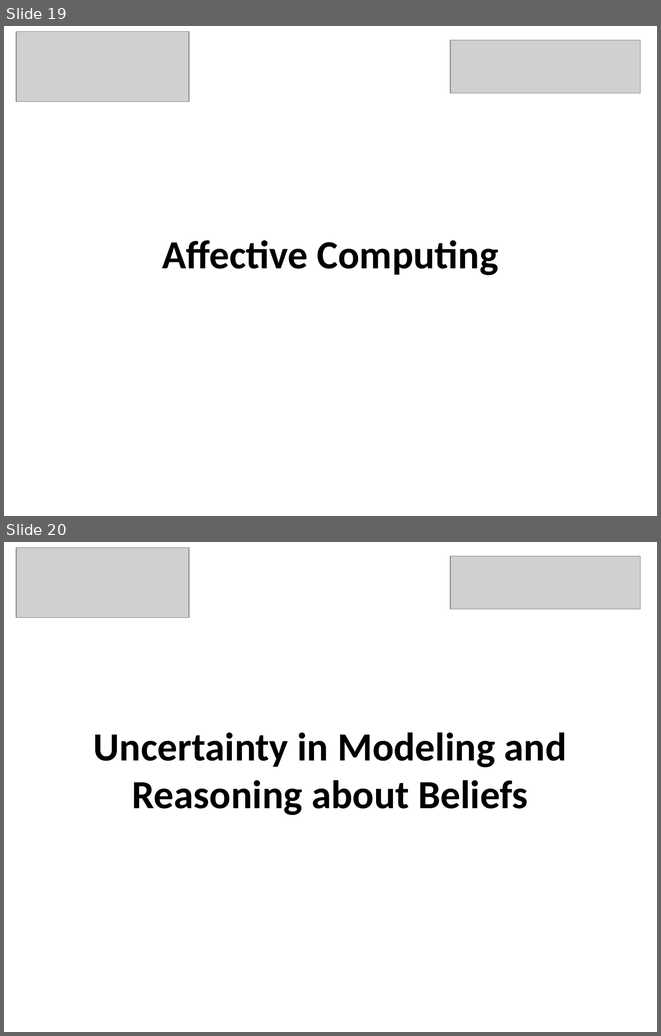
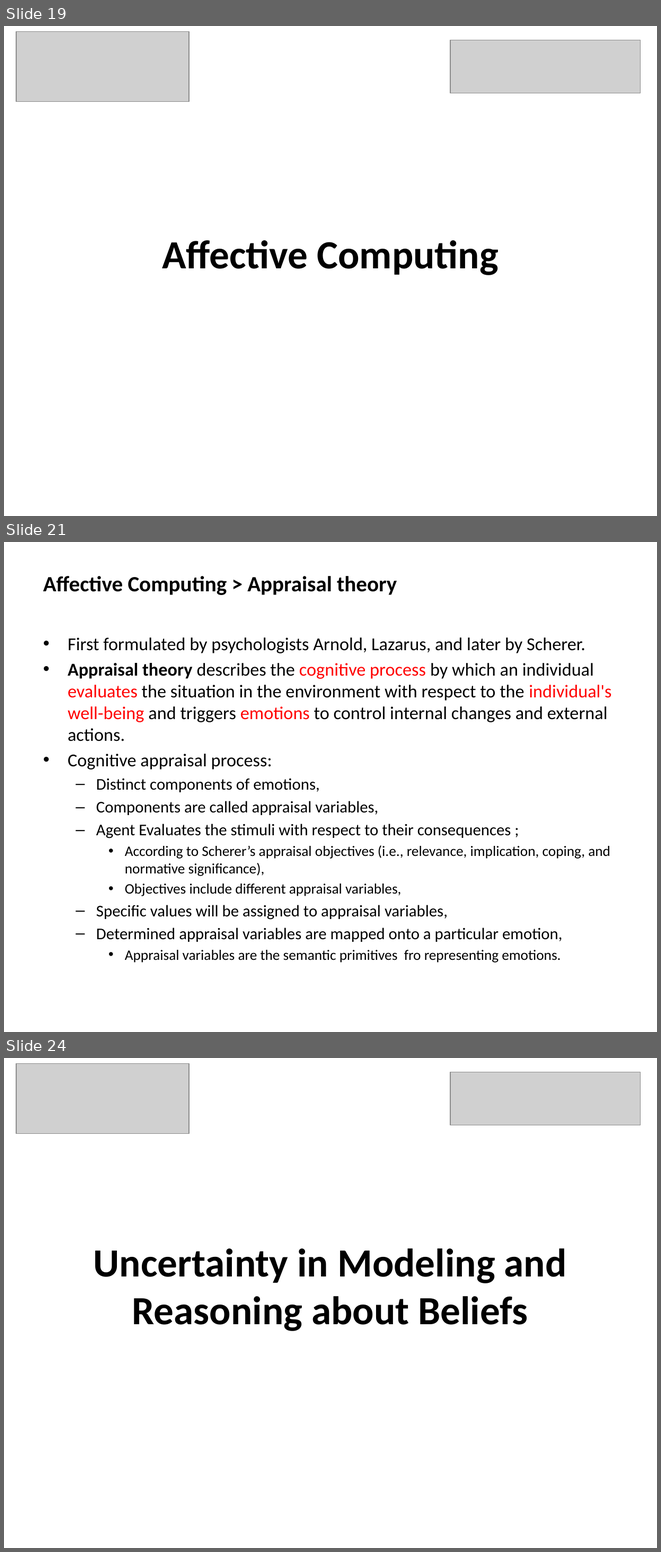
Before and after one commit to mshayganfar/CompExam1, a slide deck: presentation/PhD-comprehensive-exam.pptx. Shown one above the other, each under a label of ours: slides 19 and 20 before the commit, slides 19, 21 and 24 after it; the slides between them are not shown. The pictures are 661x1036 and 661x1552 pixels, drawn with LibreOffice and Linux fonts; fonts in the diff are those of the drawing; grey boxes stand for pictures. Boxes give left, top, right and bottom in pixels: in the first picture for what was removed or moved away, otherwise in the second. Text is boxed around its words. In the diff, an @@ line names an element or a change of style, - is before the commit and + after.

Commit message:
Appraisal theory
Finished appraisal theory.

```diff
--- a/presentation/PhD-comprehensive-exam.pptx
+++ b/presentation/PhD-comprehensive-exam.pptx
@@ slide 21 added at [4,542,657,1032], background #FFFFFF @@
@@ text added at [43,576,397,595], 24 pt, text #000000, bold @@
+Affective Computing > Appraisal theory
@@ text added at [68,637,611,962], 20 pt, text #000000 @@
+• First formulated by psychologists Arnold, Lazarus, and later by Scherer.
+• Appraisal theory describes the cognitive process by which an individual evaluates the situation in the environment with respect to the individual's well-being and triggers emotions to control internal changes and external actions.
+• Cognitive appraisal process:
+  – Distinct components of emotions,
+  – Components are called appraisal variables,
+  – Agent Evaluates the stimuli with respect to their consequences ;
+    • According to Scherer’s appraisal objectives (i.e., relevance, implication, coping, and normative significance),
+    • Objectives include different appraisal variables,
+  – Specific values will be assigned to appraisal variables,
+  – Determined appraisal variables are mapped onto a particular emotion,
+    • Appraisal variables are the semantic primitives fro representing emotions.
@@ what was slide 20 is now slide 24 @@
```
Also in this commit, not shown: 1 slide changed, 3 other slides added.
